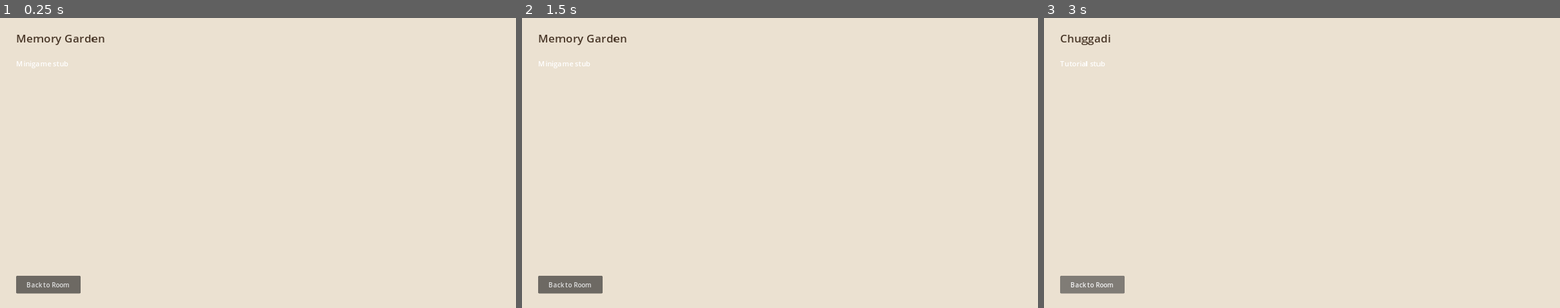
Above: before the commit, frames 1-3 (left to right).
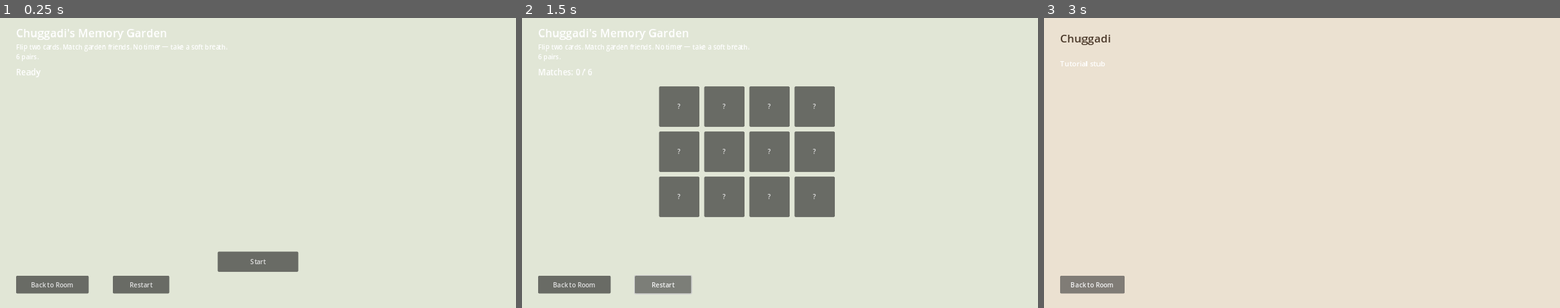
Above: after the commit, the same moments.

Repository: jxav22/baga-and-friends
Game: Godot game, scene res://scenes/MemoryGarden.tscn
Two runs of this game, one before a commit and one after it. Both use one fixed random seed, a clock stepped at 60 frames per second and the inputs below. This scene is started directly instead of the project's main scene.
Inputs (mouse positions are in pixels of both pictures, inside the frame that each line leads up to):
- Up to frame 1 (0.25 s): no input
- Up to frame 2 (1.5 s): click (661, 284) at 0.5 s, where only the run after the commit has a clickable "Restart"; click (661, 284) at 1.25 s, where only the run after the commit has a clickable "Restart"
- Up to frame 3 (3 s): click (1183, 284) at 2 s, where only the run after the commit has a clickable "Restart"; click "Back to Room" at 2.75 s

The runs differ from the first frame. In frame 1, 2.9% of the frame differs, in the area x 3-58%, y 3-96%; in frame 2, 15%, in the area x 3-61%, y 3-96%; in frame 3, nothing differs.

Commit message:
worker/memory-garden: playable slice
Co-authored-by: Jason <jasxavier7@gmail.com>

Diff:
--- a/scenes/MemoryGarden.tscn
+++ b/scenes/MemoryGarden.tscn
@@ -7,8 +7,6 @@
 anchors_preset = 15
 anchor_right = 1.0
 anchor_bottom = 1.0
-grow_horizontal = 2
-grow_vertical = 2
 script = ExtResource("1")
 
 [node name="Bg" type="ColorRect" parent="."]
@@ -16,31 +14,79 @@
 anchors_preset = 15
 anchor_right = 1.0
 anchor_bottom = 1.0
-color = Color(0.92, 0.88, 0.82, 1)
+color = Color(0.88, 0.90, 0.84, 1)
 
 [node name="Title" type="Label" parent="."]
 layout_mode = 0
 offset_left = 40.0
-offset_top = 30.0
-offset_right = 800.0
-offset_bottom = 80.0
+offset_top = 16.0
+offset_right = 600.0
+offset_bottom = 56.0
 theme_override_font_sizes/font_size = 28
-theme_override_colors/font_color = Color(0.29, 0.22, 0.16, 1)
-text = "Memory Garden"
+text = "Chuggadi's Memory Garden"
 
-[node name="Body" type="Label" parent="."]
+[node name="Instructions" type="Label" parent="."]
 layout_mode = 0
 offset_left = 40.0
-offset_top = 100.0
+offset_top = 60.0
 offset_right = 900.0
-offset_bottom = 200.0
-theme_override_font_sizes/font_size = 18
-text = "Minigame stub"
+offset_bottom = 110.0
+autowrap_mode = 3
+text = "Instructions"
+
+[node name="Status" type="Label" parent="."]
+layout_mode = 0
+offset_left = 40.0
+offset_top = 120.0
+offset_right = 500.0
+offset_bottom = 160.0
+theme_override_font_sizes/font_size = 20
+text = "Ready"
+
+[node name="Grid" type="GridContainer" parent="."]
+layout_mode = 0
+offset_left = 340.0
+offset_top = 170.0
+offset_right = 940.0
+offset_bottom = 560.0
+theme_override_constants/h_separation = 12
+theme_override_constants/v_separation = 12
+columns = 4
+
+[node name="StartButton" type="Button" parent="."]
+layout_mode = 0
+offset_left = 540.0
+offset_top = 580.0
+offset_right = 740.0
+offset_bottom = 630.0
+text = "Start"
+
+[node name="RestartButton" type="Button" parent="."]
+layout_mode = 0
+offset_left = 280.0
+offset_top = 640.0
+offset_right = 420.0
+offset_bottom = 684.0
+text = "Restart"
 
 [node name="BackButton" type="Button" parent="."]
 layout_mode = 0
 offset_left = 40.0
 offset_top = 640.0
-offset_right = 200.0
+offset_right = 220.0
 offset_bottom = 684.0
 text = "Back to Room"
+
+[node name="ResultPanel" type="PanelContainer" parent="."]
+visible = false
+layout_mode = 0
+offset_left = 440.0
+offset_top = 220.0
+offset_right = 840.0
+offset_bottom = 340.0
+
+[node name="Result" type="Label" parent="ResultPanel"]
+layout_mode = 2
+theme_override_font_sizes/font_size = 20
+horizontal_alignment = 1
+text = "Done"
--- a/scripts/minigames/memory/MemoryGarden.gd
+++ b/scripts/minigames/memory/MemoryGarden.gd
@@ -1,8 +1,126 @@
 extends Control
-## Stub — filled by parallel worker slice.
+## Chuggadi's Memory Garden — up to 6 pairs, no hard time limit.
+
+const PAIRS := 6
+const ICONS := ["leaf", "seed", "berry", "cloud", "star", "shell"]
+
+@onready var grid: GridContainer = $Grid
+@onready var status: Label = $Status
+@onready var instructions: Label = $Instructions
+@onready var result_panel: PanelContainer = $ResultPanel
+@onready var result: Label = $ResultPanel/Result
+
+var _deck: Array[String] = []
+var _flipped: Array[Button] = []
+var _matched := 0
+var _lock := false
+var _moves := 0
+var _playing := false
+var _awarded := false
+var _card_ids: Dictionary = {}
 
 
 func _ready() -> void:
-	var btn := get_node_or_null("BackButton")
-	if btn:
-		btn.pressed.connect(func() -> void: SceneRouter.go_room())
+	$BackButton.pressed.connect(func() -> void: SceneRouter.go_room())
+	$RestartButton.pressed.connect(_restart)
+	$StartButton.pressed.connect(_start)
+	result_panel.visible = false
+	instructions.text = "Flip two cards. Match garden friends. No timer — take a soft breath.\n%d pairs." % PAIRS
+
+
+func _start() -> void:
+	_restart()
+
+
+func _restart() -> void:
+	_matched = 0
+	_moves = 0
+	_awarded = false
+	_playing = true
+	_lock = false
+	_flipped.clear()
+	result_panel.visible = false
+	$StartButton.visible = false
+	_build_deck()
+	status.text = "Matches: 0 / %d" % PAIRS
+	AudioManager.play_sfx("click")
+
+
+func _build_deck() -> void:
+	for child in grid.get_children():
+		child.queue_free()
+	_card_ids.clear()
+	_deck = []
+	for i in PAIRS:
+		_deck.append(ICONS[i])
+		_deck.append(ICONS[i])
+	_deck.shuffle()
+	for idx in _deck.size():
+		var icon_name: String = _deck[idx]
+		var btn := Button.new()
+		btn.custom_minimum_size = Vector2(100, 100)
+		btn.text = "?"
+		btn.icon = null
+		var capture := icon_name
+		var bref := btn
+		btn.pressed.connect(func() -> void: _on_card(bref, capture))
+		grid.add_child(btn)
+		_card_ids[btn] = icon_name
+		btn.set_meta("face", icon_name)
+		btn.set_meta("matched", false)
+
+
+func _on_card(btn: Button, icon_name: String) -> void:
+	if not _playing or _lock:
+		return
+	if bool(btn.get_meta("matched")):
+		return
+	if btn in _flipped:
+		return
+	btn.text = ""
+	var tex_path := "res://assets/shared/mem_%s.png" % icon_name
+	if ResourceLoader.exists(tex_path):
+		btn.icon = load(tex_path) as Texture2D
+	else:
+		btn.text = icon_name.substr(0, 1).to_upper()
+	_flipped.append(btn)
+	if _flipped.size() < 2:
+		return
+	_moves += 1
+	_lock = true
+	await get_tree().create_timer(0.45).timeout
+	var a := _flipped[0]
+	var b := _flipped[1]
+	if str(a.get_meta("face")) == str(b.get_meta("face")):
+		a.set_meta("matched", true)
+		b.set_meta("matched", true)
+		a.disabled = true
+		b.disabled = true
+		_matched += 1
+		AudioManager.play_sfx("match")
+		status.text = "Matches: %d / %d   Moves: %d" % [_matched, PAIRS, _moves]
+		if _matched >= PAIRS:
+			_finish()
+	else:
+		a.text = "?"
+		b.text = "?"
+		a.icon = null
+		b.icon = null
+		AudioManager.play_sfx("click")
+	_flipped.clear()
+	_lock = false
+
+
+func _finish() -> void:
+	_playing = false
+	var coins := maxi(5, 20 - _moves)
+	if not _awarded:
+		GameState.award_coins(coins)
+		GameState.play_boost()
+		SaveManager.autosave()
+		_awarded = true
+		AudioManager.play_sfx("buy")
+	result_panel.visible = true
+	result.text = "Garden remembered.\n%d moves · +%d coins" % [_moves, coins]
+	$StartButton.visible = true
+	$StartButton.text = "Play Again"
